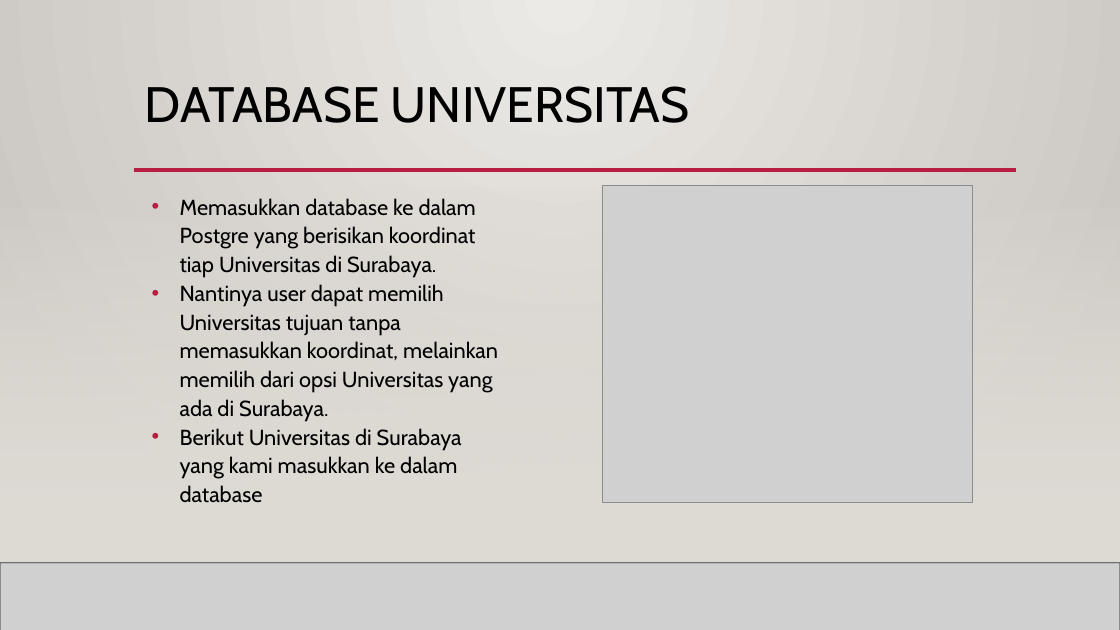
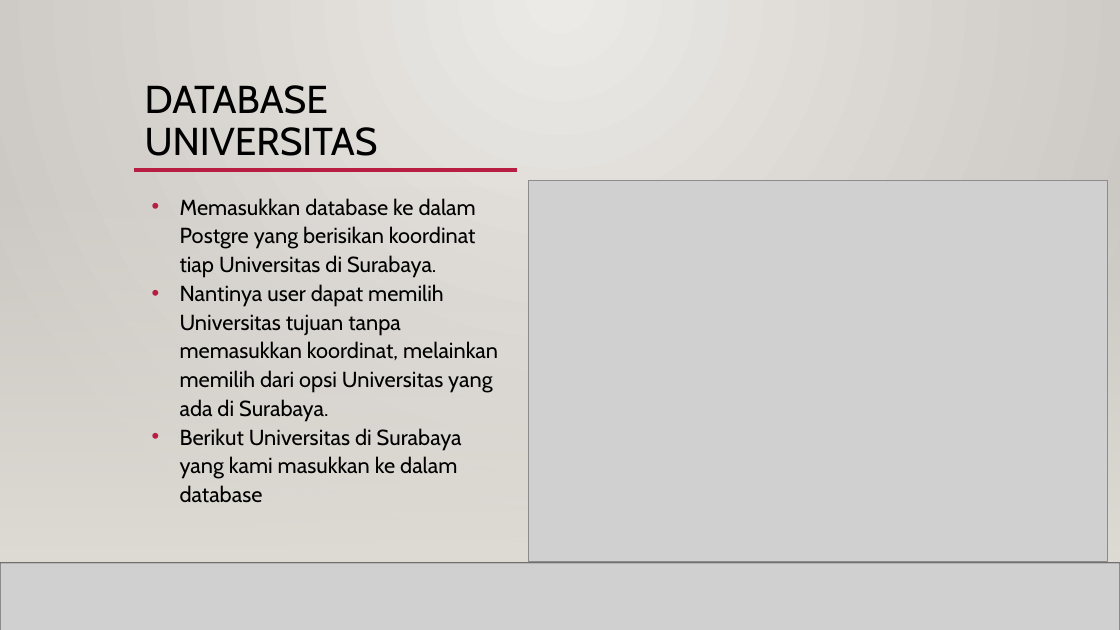
Before and after one commit to naufalpf/SIG, a slide deck: slide 3 of FP SIG.pptx. Drawn at 1120x630 pixels with LibreOffice and Linux fonts; fonts in the diff are those of the drawing; grey boxes stand for pictures; background and template pictures are left out. Boxes give left, top, right and bottom in pixels: in the first picture for what was removed or moved away, otherwise in the second. Text is boxed around its words. In the diff, an @@ line names an element or a change of style, - is before the commit and + after.

```diff
--- a/FP SIG.pptx
+++ b/FP SIG.pptx
@@ rectangle added at (0, 0, 1120, 629), fill gradient #ECEAE7 to #CAC7C1 @@
@@ title "DATABASE UNIVERSITAS" at (145, 85, 378, 156): size 32 to 25 pt @@
@@ line added from (133, 169) to (517, 169), #B71E42 2.5 pt @@
@@ rectangle added at (0, 186, 1120, 563), fill gradient #DFDBD5 @@
@@ picture: place and size @@
-picture at (603, 185, 973, 502)
+picture at (529, 180, 1108, 562)
```
Also in this commit, not shown: 1 other file.
